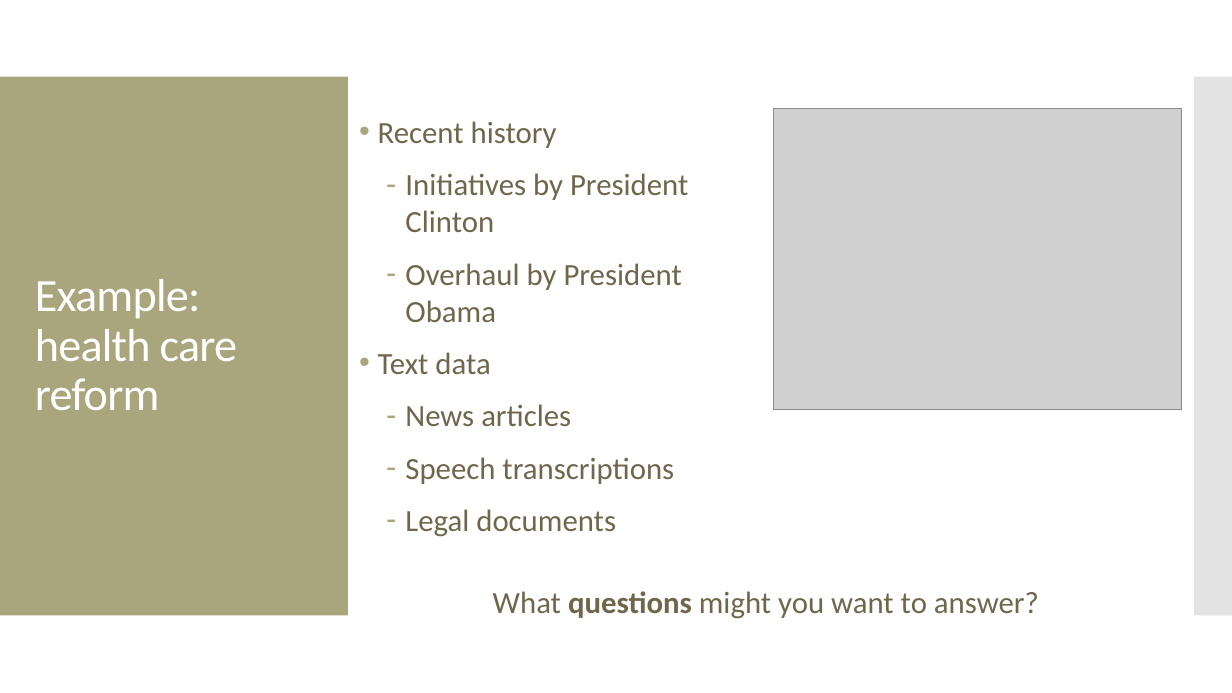
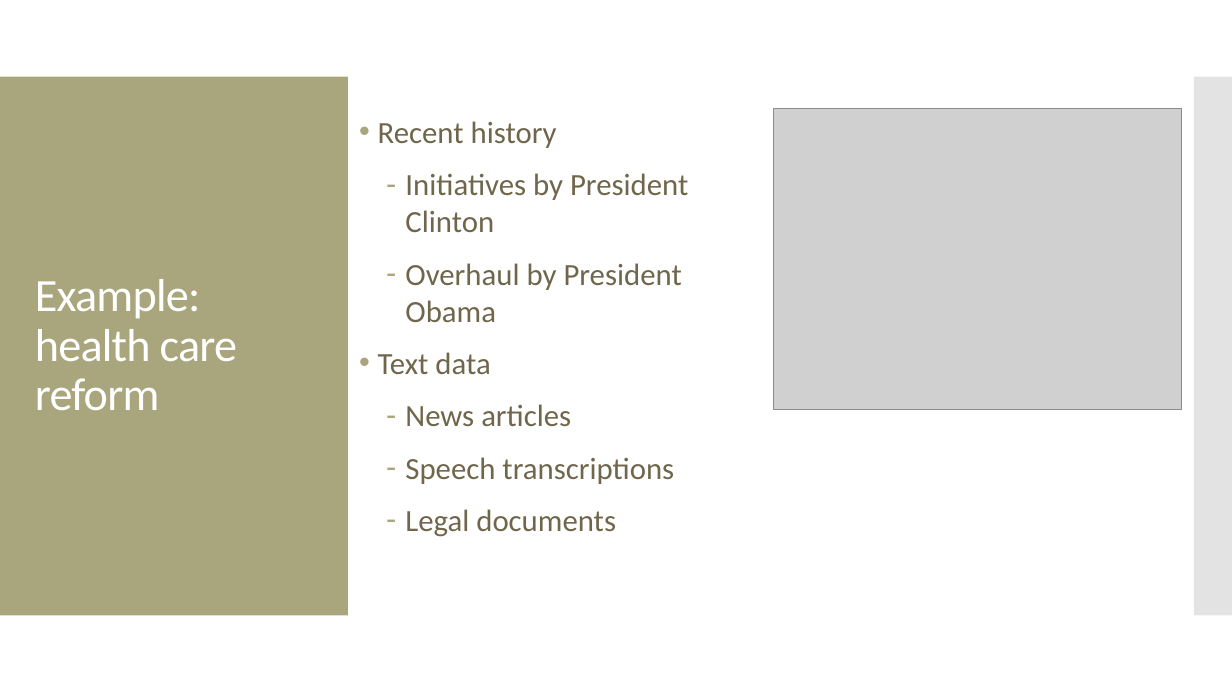
Before and after one commit to amosca01/SDS-CSC109, a slide deck: slide 13 of slides/13-text.pptx (slide 8 before the commit). Drawn at 1232x693 pixels with LibreOffice and Linux fonts; fonts in the diff are those of the drawing; grey boxes stand for pictures. Boxes give left, top, right and bottom in pixels: in the first picture for what was removed or moved away, otherwise in the second. Text is boxed around its words. In the diff, an @@ line names an element or a change of style, - is before the commit and + after.

```diff
--- a/slides/13-text.pptx
+++ b/slides/13-text.pptx
@@ text removed at [493, 591, 1039, 619] @@
-What questions might you want to answer?
```
Also in this commit, not shown: 2 other slides changed, 6 slides added, 2 slides removed, 3 other files.
